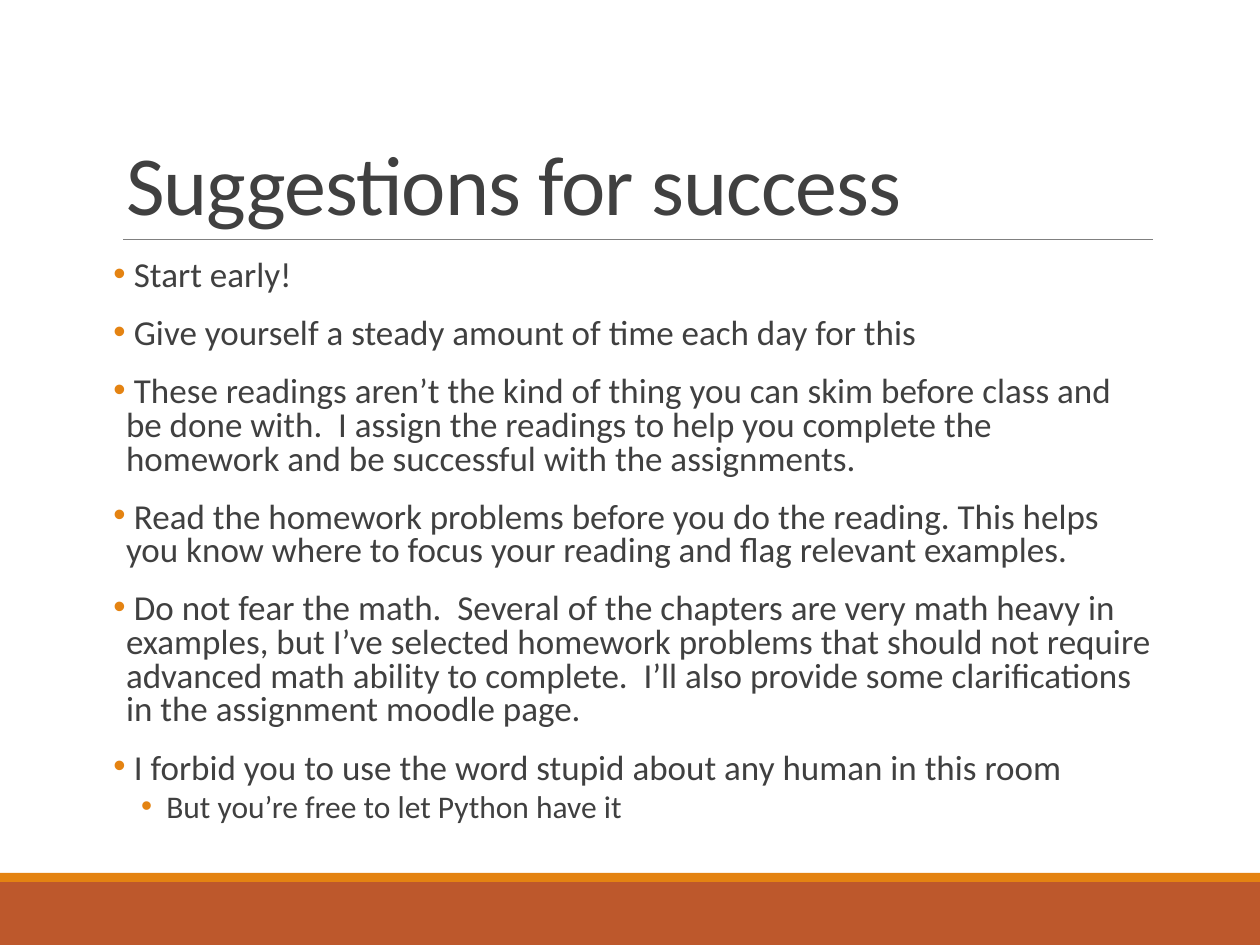
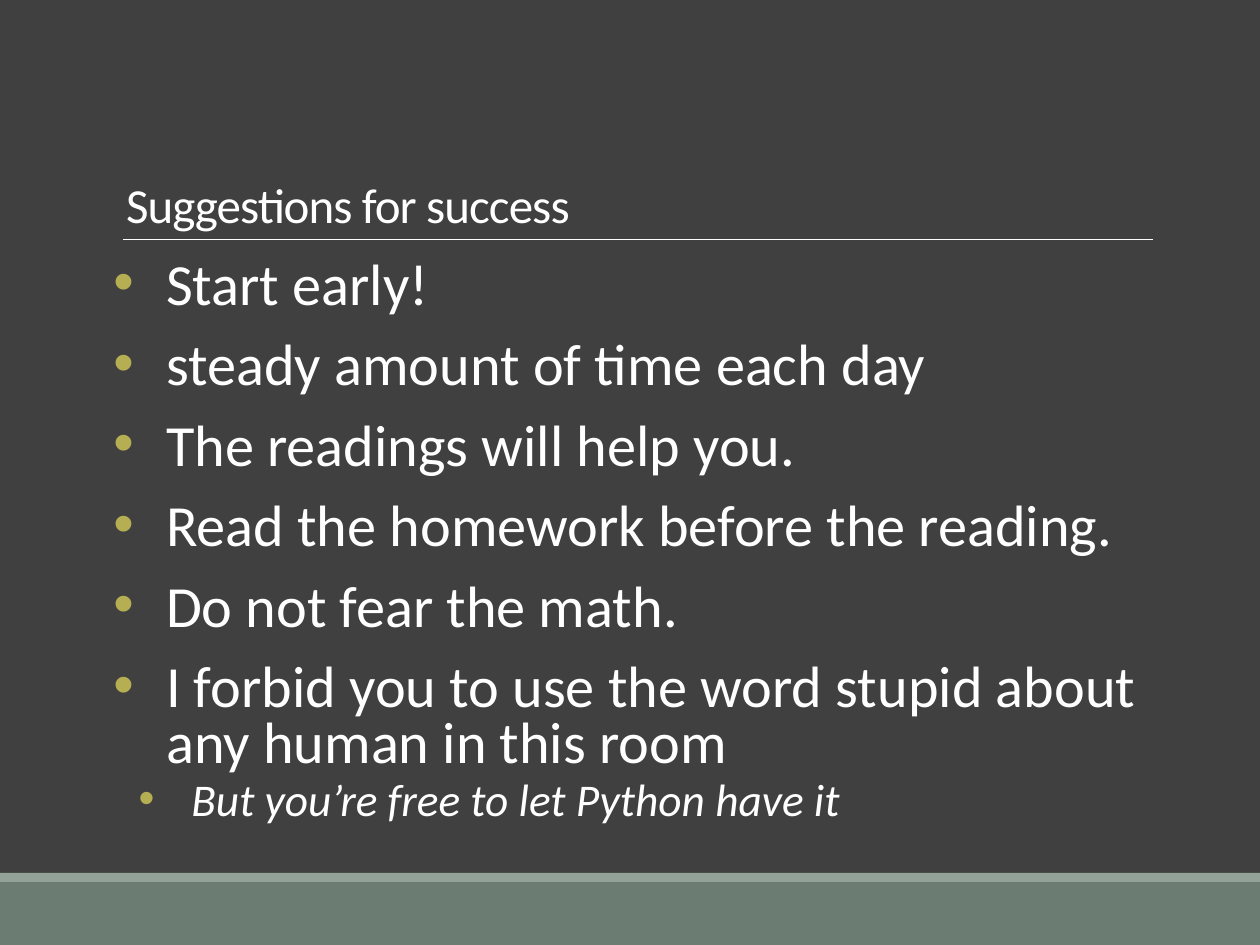
Before and after one commit to elliewix/IS-452-Spring2019, a slide deck: slide 12 of SUMMER2018-Lectures/IS452Fall2017Week01.pptx (slide 10 before the commit). Drawn at 1260x945 pixels with LibreOffice and Linux fonts; fonts in the diff are those of the drawing. Boxes give left, top, right and bottom in pixels: in the first picture for what was removed or moved away, otherwise in the second. Text is boxed around its words. In the diff, an @@ line names an element or a change of style, - is before the commit and + after.

```diff
--- a/SUMMER2018-Lectures/IS452Fall2017Week01.pptx
+++ b/SUMMER2018-Lectures/IS452Fall2017Week01.pptx
@@ background #FFFFFF to #404040 @@
@@ title "Suggestions for success" at (126, 189, 570, 232): size 48 to 28 pt, text colour #404040 to #FFFFFF @@
@@ line (123, 239) - (1153, 239): stroke #808080 0.5 pt to #FFFFFF 0.5 pt @@
@@ text at (166, 264, 1135, 824): size 20 to 33.3 pt in "Start early!", "I forbid you to use the word ..."; text colour #404040 to #FFFFFF in "Start early!", "I forbid you to use the word ...", "But you’re free to let Python have ..."; size 18 to 25.9 pt, italic on in "But you’re free to let Python have ..."; indent changed; bullet colour #E48312 to #B5AE53; list level 2 to 3 in "But you’re free to let ..." @@
@@ text at (166, 344, 1112, 628): text changed; size 20 to 33.3 pt; text colour #404040 to #FFFFFF @@
-• Give yourself a steady amount of time each day for this
-• These readings aren’t the kind of thing you can skim before class and be done with. I assign the readings to help you complete the homework and be successful with the assignments.
-• Read the homework problems before you do the reading. This helps you know where to focus your reading and flag relevant examples.
-• Do not fear the math. Several of the chapters are very math heavy in examples, but I’ve selected homework problems that should not require advanced math ability to complete. I’ll also provide some clarifications in the assignment moodle page.
+• steady amount of time each day
+• The readings will help you.
+• Read the homework before the reading.
+• Do not fear the math.
@@ rectangle at (0, 882, 1260, 945): fill #BD582C to #6B7D72 @@
@@ rectangle at (0, 873, 1260, 882): fill #E48312 to #93A299 @@
```
Also in this commit, not shown: 41 other slides changed, 2 slides added, 1 other file.
